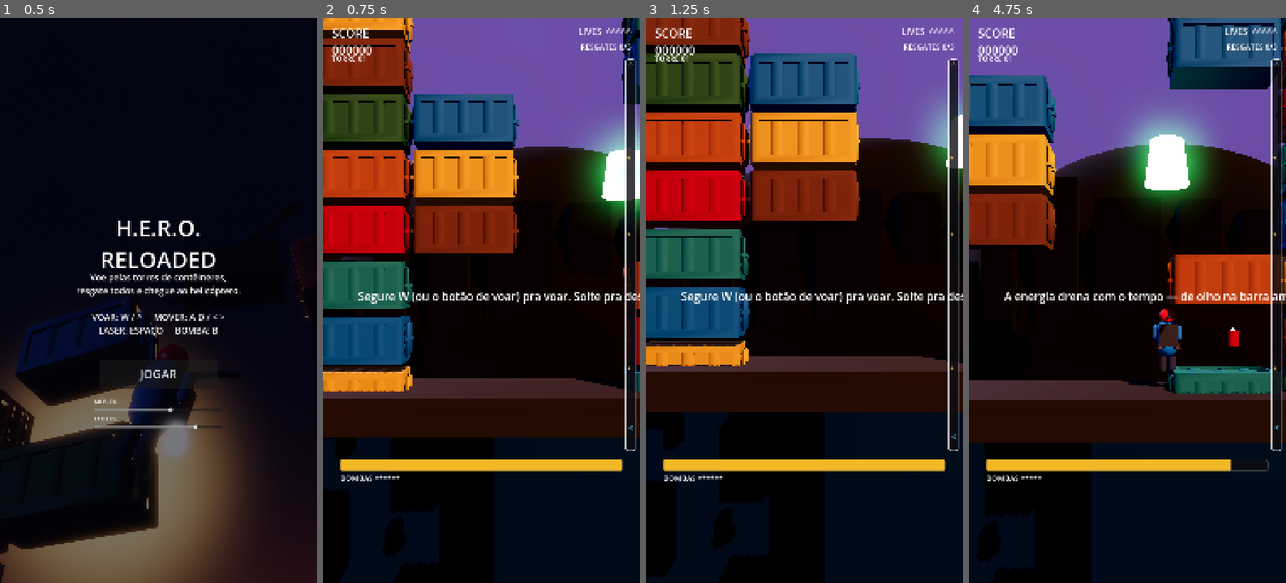
Above: before the commit, frames 1-4 (left to right).
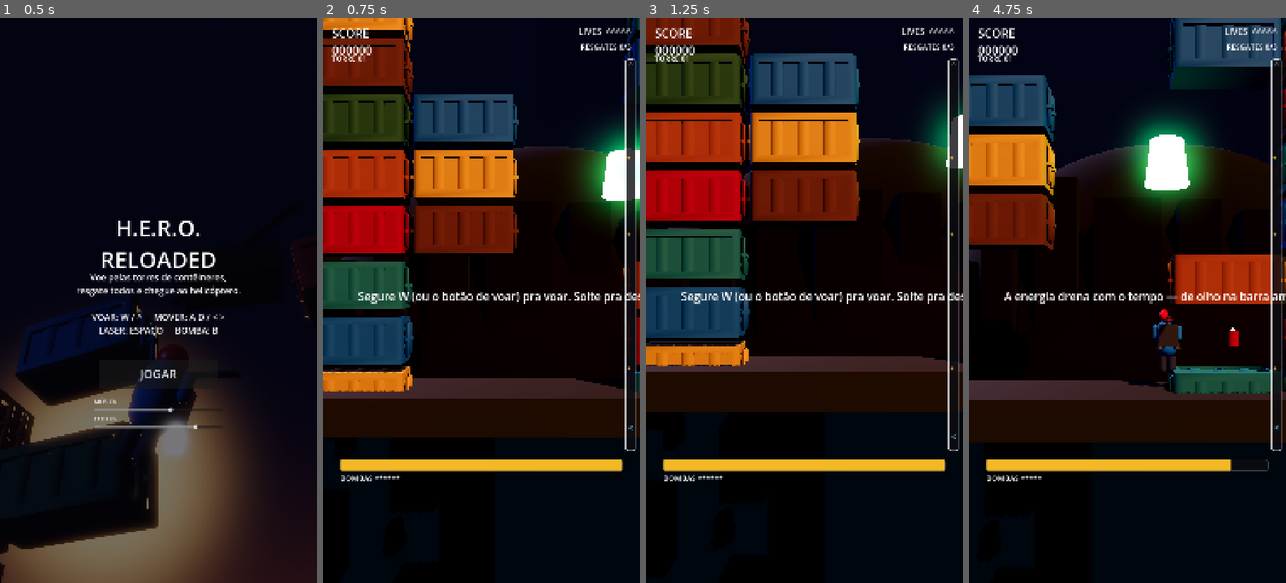
Above: after the commit, the same moments.

Repository: FabriciooPoke/hero-godot
Game: Godot game, scene res://scenes/Main.tscn
The game is run twice, just before and just after one commit, with the same random seed, the same clock (stepped at 60 frames per second) and the same inputs.
Inputs (mouse positions are in pixels of both pictures, inside the frame that each line leads up to):
- Up to frame 1 (0.5 s): no input
- Up to frame 2 (0.75 s): click "JOGAR" at 0.5 s
- Up to frame 3 (1.25 s): no input
- Up to frame 4 (4.75 s): tap Enter at 1.25 s; move the mouse to (1197, 272) at 1.27 s; hold D (mover_direita) 1.28-2 s; tap Space (atirar) at 1.35 s; click (1197, 272) at 1.42 s; drag from (1064, 328) to (1111, 413) at 2.02 s; move the mouse to (1159, 176) at 2.77 s; hold D (mover_direita) 2.78-3.5 s; hold W (propulsar) 2.78-3.5 s; click (1159, 176) at 2.92 s; drag from (1111, 413) to (1032, 215) at 3.52 s; move the mouse to (1222, 385) at 4.27 s; hold A (mover_esquerda) from 4.28 s (still down); tap B (bomba) at 4.35 s; click (1222, 385) at 4.42 s

Frame 1 is identical in both runs. In frame 2, 18% of the frame differs, in the area x 0-100%, y 0-67%; in frame 3, 15%; in frame 4, 20%, in the area x 0-100%, y 0-60%.

Commit message:
Controles touch: abandona manche, volta a botões com visual "marca d'água"
O manche flutuante exigia arrastar o dedo pra registrar direção — um
toque simples não fazia nada, já que o offset começa em zero no ponto
de toque. Péssimo pra um jogo rápido com movimento binário
(esquerda/direita "ligado" ou não). Voltei a zonas de toque diretas
(sem precisar arrastar), mas bem maiores que a primeira tentativa:
esquerda/direita agora são retângulos grandes e adjacentes no canto
inferior esquerdo, fáceis de acertar sem mirar.

Visual novo em BotaoTouch.gd: baixa opacidade em repouso (~13%, estilo
"marca d'água" como Fortnite/PUBG Mobile) — não tampa a visão do jogo
— e acende ao ser pressionado. Suporta forma "circulo" ou "retangulo",
com duas camadas (miolo + brilho externo) em vez de preenchimento
chapado. Botão de tiro trocou o texto "TIRO" por um ícone de raio,
consistente com os outros (sem depender de fonte).

De quebra: o fundo do jogo estava saindo roxo/lavanda forte demais
(ambient_light_energy alto + background_color não tão escuro assim
sobrando desde a correção do fog). Escurecidos ambient_light_energy
(0.6→0.25) e background_color (quase preto agora) — a torre volta a
ter aquele clima noturno sóbrio, e os botões "marca d'água" ficam
legíveis por cima sem competir com a cena.

Co-Authored-By: Claude Sonnet 5 <noreply@anthropic.com>

Diff:
--- a/resources/default_env.tres
+++ b/resources/default_env.tres
@@ -2,10 +2,10 @@
 
 [resource]
 background_mode = 1
-background_color = Color(0.09, 0.07, 0.13, 1)
+background_color = Color(0.02, 0.02, 0.035, 1)
 ambient_light_source = 3
 ambient_light_color = Color(0.4, 0.35, 0.45, 1)
-ambient_light_energy = 0.6
+ambient_light_energy = 0.25
 tonemap_mode = 3
 ssao_enabled = true
 ssao_intensity = 1.5
--- a/scenes/HUD.tscn
+++ b/scenes/HUD.tscn
@@ -1,10 +1,9 @@
-[gd_scene load_steps=7 format=3]
+[gd_scene load_steps=6 format=3]
 
 [ext_resource type="Script" path="res://scripts/HUD.gd" id="1"]
 [ext_resource type="Script" path="res://scripts/BarraAltura.gd" id="2"]
 [ext_resource type="Script" path="res://scripts/BotaoTouch.gd" id="3"]
 [ext_resource type="Texture2D" uid="uid://de8q7mhxia4js" path="res://assets/imagens/tela_abertura.png" id="4"]
-[ext_resource type="Script" path="res://scripts/ManicheTouch.gd" id="5"]
 
 [sub_resource type="StyleBoxFlat" id="estilo_fundo_barra"]
 bg_color = Color(0.05, 0.05, 0.07, 0.8)
@@ -149,57 +148,71 @@
 anchor_bottom = 1.0
 mouse_filter = 2
 
-[node name="Manche" type="Control" parent="Controles"]
+[node name="Esquerda" type="Control" parent="Controles"]
 anchor_top = 1.0
 anchor_bottom = 1.0
 offset_left = 10.0
-offset_top = -660.0
-offset_right = 650.0
-offset_bottom = -10.0
-script = ExtResource("5")
+offset_top = -260.0
+offset_right = 330.0
+offset_bottom = -20.0
+script = ExtResource("3")
+acao = "mover_esquerda"
+icone = "esquerda"
+forma = "retangulo"
+
+[node name="Direita" type="Control" parent="Controles"]
+anchor_top = 1.0
+anchor_bottom = 1.0
+offset_left = 340.0
+offset_top = -260.0
+offset_right = 660.0
+offset_bottom = -20.0
+script = ExtResource("3")
+acao = "mover_direita"
+icone = "direita"
+forma = "retangulo"
 
 [node name="Voar" type="Control" parent="Controles"]
 anchor_left = 1.0
 anchor_top = 1.0
 anchor_right = 1.0
 anchor_bottom = 1.0
-offset_left = -300.0
-offset_top = -300.0
+offset_left = -270.0
+offset_top = -270.0
 offset_right = -50.0
 offset_bottom = -50.0
 script = ExtResource("3")
 acao = "propulsar"
 icone = "cima"
-raio = 125.0
+raio = 110.0
 
 [node name="Atirar" type="Control" parent="Controles"]
 anchor_left = 1.0
 anchor_top = 1.0
 anchor_right = 1.0
 anchor_bottom = 1.0
-offset_left = -270.0
-offset_top = -520.0
-offset_right = -80.0
-offset_bottom = -330.0
+offset_left = -245.0
+offset_top = -465.0
+offset_right = -75.0
+offset_bottom = -295.0
 script = ExtResource("3")
 acao = "atirar"
-rotulo = "TIRO"
-raio = 95.0
-tamanho_fonte = 34
+icone = "raio"
+raio = 85.0
 
 [node name="Bomba" type="Control" parent="Controles"]
 anchor_left = 1.0
 anchor_top = 1.0
 anchor_right = 1.0
 anchor_bottom = 1.0
-offset_left = -470.0
-offset_top = -250.0
-offset_right = -320.0
-offset_bottom = -100.0
+offset_left = -426.0
+offset_top = -228.0
+offset_right = -290.0
+offset_bottom = -92.0
 script = ExtResource("3")
 acao = "bomba"
 icone = "diamante"
-raio = 75.0
+raio = 68.0
 
 [node name="FlashDano" type="ColorRect" parent="."]
 anchors_preset = 15
--- a/scripts/BotaoTouch.gd
+++ b/scripts/BotaoTouch.gd
@@ -1,17 +1,25 @@
 extends Control
-## Botão touch redondo desenhado em código (sem depender de textura externa)
-## — no toque, dispara Input.action_press/release na ação configurada, como
-## se fosse um botão físico do teclado. Funciona com toque e com mouse (pra
+## Botão touch desenhado em código (sem depender de textura externa) — no
+## toque, dispara Input.action_press/release na ação configurada, como se
+## fosse um botão físico do teclado. Funciona com toque e com mouse (pra
 ## testar direto no navegador desktop também).
+##
+## Visual "marca d'água": quase invisível em repouso (não tampa a visão do
+## jogo) e acende só quando pressionado — o padrão usado em jogos mobile
+## como Fortnite Mobile e PUBG Mobile. A área de toque continua grande e
+## reage no primeiro contato, sem precisar arrastar nem mirar com precisão.
 
 @export var acao: String = ""
 ## Ícone vetorial (não depende de fonte — evita "tofu" no export Web, que
-## não empacota os símbolos ▲◀▶◆ do editor): "cima", "esquerda", "direita"
-## ou "diamante". Deixe vazio e use `rotulo` pra texto normal (ex.: "TIRO").
+## não empacota os símbolos ▲◀▶◆ do editor): "cima", "esquerda", "direita",
+## "diamante" ou "raio".
 @export var icone: String = ""
-@export var rotulo: String = ""
+## "circulo" (usa `raio`, centrado) ou "retangulo" (usa o tamanho todo do
+## Control — ótimo pra zonas grandes de toque, tipo mover esquerda/direita).
+@export var forma: String = "circulo"
 @export var raio: float = 80.0
-@export var tamanho_fonte: int = 48
+@export var opacidade_base: float = 0.13
+@export var opacidade_pressionado: float = 0.42
 
 var _pressionado: bool = false
 var _dedo: int = -1
@@ -22,21 +30,28 @@
 
 
 func _draw() -> void:
-	var centro: Vector2 = size * 0.5
-	var cor_fundo: Color = Color(1, 1, 1, 0.38) if _pressionado else Color(1, 1, 1, 0.2)
-	draw_circle(centro, raio, cor_fundo)
-	draw_arc(centro, raio, 0.0, TAU, 48, Color(1, 1, 1, 0.55), 3.0, true)
-	if icone != "":
-		_desenhar_icone(centro)
-	elif rotulo != "":
-		var fonte: Font = ThemeDB.fallback_font
-		var tam: Vector2 = fonte.get_string_size(rotulo, HORIZONTAL_ALIGNMENT_CENTER, -1, tamanho_fonte)
-		draw_string(fonte, centro - tam * 0.5 + Vector2(0, tam.y * 0.35), rotulo, HORIZONTAL_ALIGNMENT_CENTER, -1, tamanho_fonte, Color(1, 1, 1, 0.92))
+	var alpha_fundo: float = opacidade_pressionado if _pressionado else opacidade_base
+	var alpha_icone: float = 0.9 if _pressionado else 0.6
+
+	if forma == "retangulo":
+		var retangulo := Rect2(Vector2.ZERO, size)
+		draw_rect(retangulo, Color(1, 1, 1, alpha_fundo))
+		draw_rect(retangulo, Color(1, 1, 1, alpha_fundo * 2.2 + 0.06), false, 2.0)
+		if icone != "":
+			_desenhar_icone(size * 0.5, minf(size.x, size.y) * 0.3, alpha_icone)
+	else:
+		var centro: Vector2 = size * 0.5
+		# Duas camadas (miolo + brilho externo suave) em vez de um preenchimento
+		# chapado — dá um leve efeito de profundidade sem pesar visualmente.
+		draw_circle(centro, raio, Color(1, 1, 1, alpha_fundo * 0.55))
+		draw_circle(centro, raio * 0.8, Color(1, 1, 1, alpha_fundo))
+		draw_arc(centro, raio, 0.0, TAU, 48, Color(1, 1, 1, alpha_fundo * 2.4 + 0.08), 2.5, true)
+		if icone != "":
+			_desenhar_icone(centro, raio * 0.42, alpha_icone)
 
 
-func _desenhar_icone(centro: Vector2) -> void:
-	var t: float = raio * 0.42
-	var cor := Color(1, 1, 1, 0.92)
+func _desenhar_icone(centro: Vector2, t: float, alpha: float) -> void:
+	var cor := Color(1, 1, 1, alpha)
 	match icone:
 		"cima":
 			draw_colored_polygon(PackedVector2Array([centro + Vector2(0, -t), centro + Vector2(-t, t * 0.8), centro + Vector2(t, t * 0.8)]), cor)
@@ -46,6 +61,15 @@
 			draw_colored_polygon(PackedVector2Array([centro + Vector2(t, 0), centro + Vector2(-t * 0.8, -t), centro + Vector2(-t * 0.8, t)]), cor)
 		"diamante":
 			draw_colored_polygon(PackedVector2Array([centro + Vector2(0, -t), centro + Vector2(t, 0), centro + Vector2(0, t), centro + Vector2(-t, 0)]), cor)
+		"raio":
+			draw_colored_polygon(PackedVector2Array([
+				centro + Vector2(t * 0.15, -t),
+				centro + Vector2(-t * 0.55, t * 0.12),
+				centro + Vector2(-t * 0.05, t * 0.12),
+				centro + Vector2(-t * 0.15, t),
+				centro + Vector2(t * 0.55, -t * 0.12),
+				centro + Vector2(t * 0.05, -t * 0.12),
+			]), cor)
 
 
 func _gui_input(event: InputEvent) -> void:
--- a/scripts/ManicheTouch.gd
+++ /dev/null
@@ -1,99 +0,0 @@
-extends Control
-## Manche (joystick) virtual "flutuante": aparece onde o dedo tocar dentro
-## da área reservada — não precisa mirar num botão fixo — e o manípulo
-## segue o dedo dentro de um raio máximo. Mais natural e tolerante a erro
-## de mira do que dois botões fixos de esquerda/direita.
-
-@export var raio_base: float = 135.0
-@export var raio_manipulo: float = 58.0
-@export var zona_morta: float = 0.2  ## fração do raio_base antes de virar "andando"
-
-var _dedo: int = -1
-var _com_mouse: bool = false
-var _centro_toque: Vector2 = Vector2.ZERO
-var _offset_manipulo: Vector2 = Vector2.ZERO
-var _ativo: bool = false
-
-
-func _ready() -> void:
-	mouse_filter = Control.MOUSE_FILTER_STOP
-
-
-func _draw() -> void:
-	if not _ativo:
-		return
-	draw_circle(_centro_toque, raio_base, Color(1, 1, 1, 0.16))
-	draw_arc(_centro_toque, raio_base, 0.0, TAU, 48, Color(1, 1, 1, 0.4), 3.0, true)
-	draw_circle(_centro_toque + _offset_manipulo, raio_manipulo, Color(1, 1, 1, 0.42))
-
-
-func _gui_input(event: InputEvent) -> void:
-	if event is InputEventScreenTouch:
-		var toque := event as InputEventScreenTouch
-		if toque.pressed and _dedo == -1:
-			_dedo = toque.index
-			_iniciar(toque.position)
-		elif not toque.pressed and toque.index == _dedo:
-			_dedo = -1
-			_soltar()
-	elif event is InputEventScreenDrag:
-		var arraste := event as InputEventScreenDrag
-		if arraste.index == _dedo:
-			_atualizar(arraste.position)
-	elif event is InputEventMouseButton and event.button_index == MOUSE_BUTTON_LEFT:
-		if event.pressed:
-			_com_mouse = true
-			_iniciar(event.position)
-		else:
-			_com_mouse = false
-			_soltar()
-	elif event is InputEventMouseMotion and _com_mouse:
-		_atualizar(event.position)
-
-
-func _iniciar(pos: Vector2) -> void:
-	# Trava o centro dentro da área visível pra base do manche nunca
-	# aparecer cortada nem sair da zona reservada pro polegar.
-	_centro_toque = Vector2(
-		clampf(pos.x, raio_base, size.x - raio_base),
-		clampf(pos.y, raio_base, size.y - raio_base)
-	)
-	_offset_manipulo = Vector2.ZERO
-	_ativo = true
-	queue_redraw()
-
-
-func _atualizar(pos: Vector2) -> void:
-	var offset: Vector2 = pos - _centro_toque
-	if offset.length() > raio_base:
-		offset = offset.normalized() * raio_base
-	_offset_manipulo = offset
-	queue_redraw()
-
-	var fracao: float = offset.x / raio_base
-	if fracao < -zona_morta:
-		Input.action_release("mover_direita")
-		if not Input.is_action_pressed("mover_esquerda"):
-			Input.action_press("mover_esquerda")
-	elif fracao > zona_morta:
-		Input.action_release("mover_esquerda")
-		if not Input.is_action_pressed("mover_direita"):
-			Input.action_press("mover_direita")
-	else:
-		Input.action_release("mover_esquerda")
-		Input.action_release("mover_direita")
-
-
-func _soltar() -> void:
-	_ativo = false
-	Input.action_release("mover_esquerda")
-	Input.action_release("mover_direita")
-	queue_redraw()
-
-
-## Se o dedo sumir sem soltar (interrupção do SO, troca de app etc.), não
-## deixa o personagem andando sozinho pro resto da partida.
-func _notification(what: int) -> void:
-	if what == NOTIFICATION_MOUSE_EXIT and _com_mouse:
-		_com_mouse = false
-		_soltar()
Not shown, removed: scripts/ManicheTouch.gd.uid
Not shown, changed: build/web/index.html
Not shown, changed: build/web/index.pck
